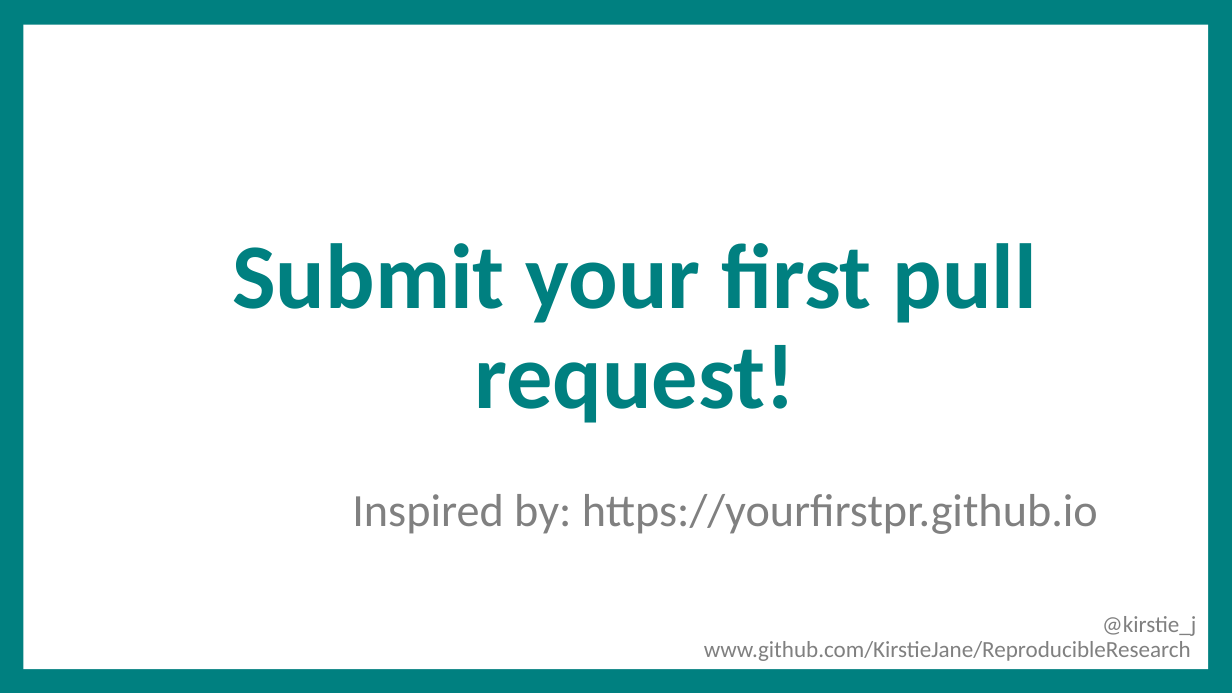
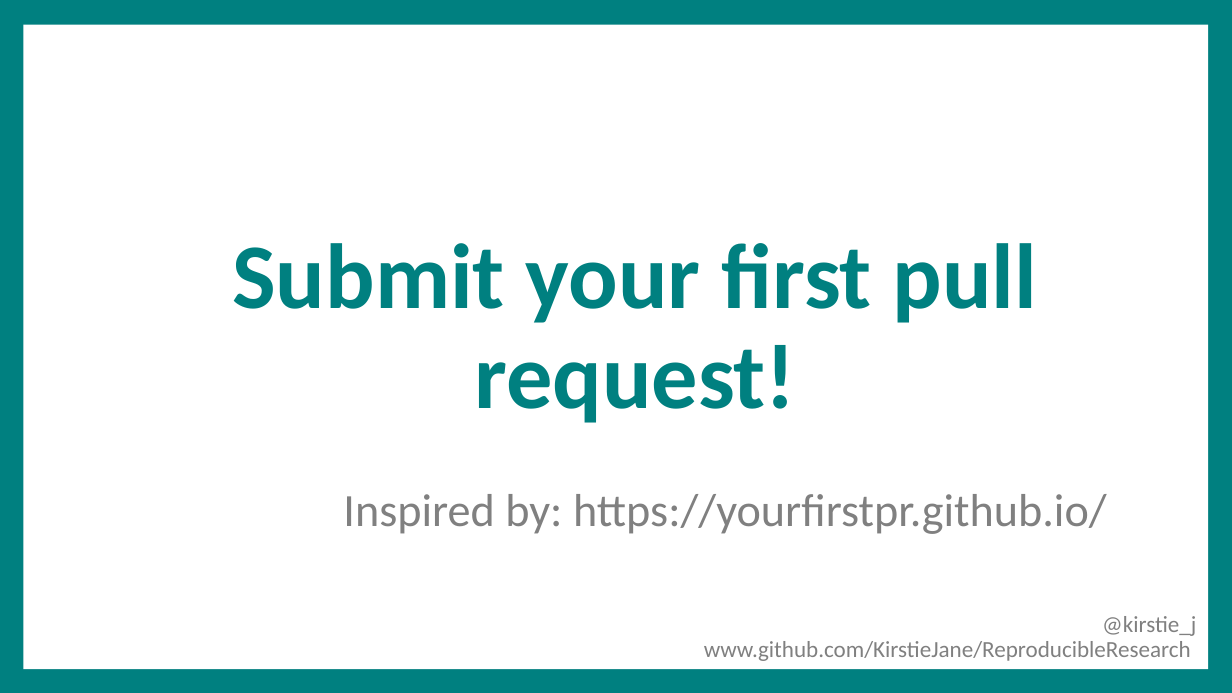
Before and after one commit to WhitakerLab/ReproducibleResearch, a slide deck: slide 46 of Whitaker_PdocMasterClass_April2016.pptx. Drawn at 1232x693 pixels with LibreOffice and Linux fonts; fonts in the diff are those of the drawing; background and template pictures are left out. Boxes give left, top, right and bottom in pixels: in the first picture for what was removed or moved away, otherwise in the second. Text is boxed around its words. In the diff, an @@ line names an element or a change of style, - is before the commit and + after.

```diff
--- a/Whitaker_PdocMasterClass_April2016.pptx
+++ b/Whitaker_PdocMasterClass_April2016.pptx
@@ text at <box>343,494,1107,534</box>: text changed @@
-Inspired by: https://yourfirstpr.github.io
+Inspired by: https://yourfirstpr.github.io/
```
Also in this commit, not shown: 1 other slide changed, 8 slides added, 11 slides removed, 1 other file.
